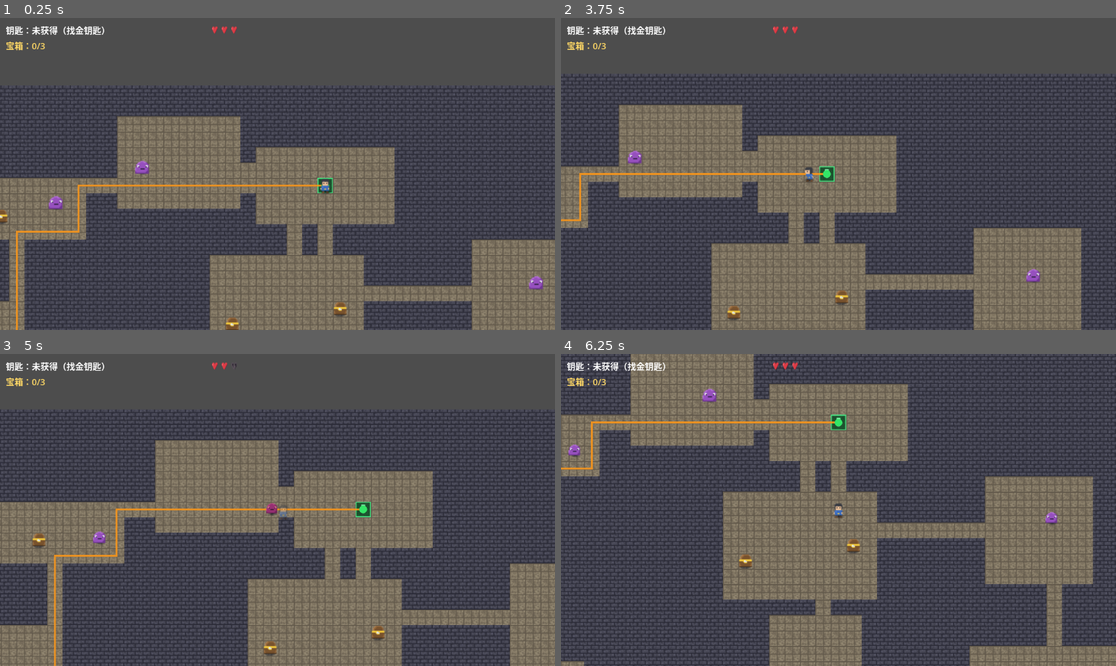
Above: before the commit, frames 1-4 (two rows, left to right).
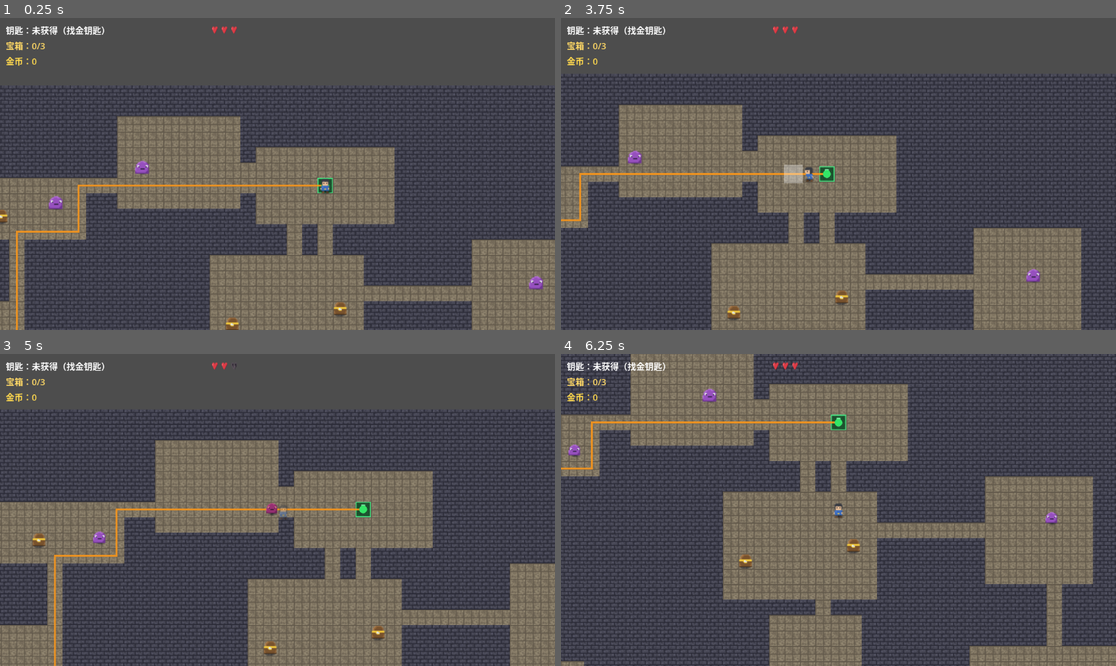
Above: after the commit, the same moments.

Repository: longray/godot_learn
Game: Godot game, scene res://lessons/lesson03_playable/lesson03.tscn
Same seed, same stepped clock (60 frames per second), same inputs: the game is played once before the commit and once after it.
Inputs (mouse positions are in pixels of both pictures, inside the frame that each line leads up to):
- Up to frame 1 (0.25 s): no input
- Up to frame 2 (3.75 s): tap Enter (ui_accept) at 0.5, 0.77, 1.07, 2.1, 3.5 s; move the mouse to (960, 158) at 0.52 s; hold D (move_right) 0.53-1.25 s; click (960, 158) at 0.6 s; tap R at 0.8, 3.6 s; drag from (727, 189) to (699, 311) at 1.27 s; move the mouse to (894, 105) at 2.02 s; hold D (move_right) 2.03-2.75 s; click (894, 105) at 2.3 s; drag from (810, 236) to (660, 142) at 2.77 s; move the mouse to (1005, 220) at 3.52 s; hold A (move_left) from 3.53 s (still down); click (1005, 220) at 3.67 s
- Up to frame 3 (5 s): tap Enter (ui_accept) at 3.77, 3.8, 4.07 s; release A (move_left) at 4.25 s; drag from (111, 463) to (366, 634) at 4.27 s
- Up to frame 4 (6.25 s): move the mouse to (866, 510) at 5.02 s; hold S (move_down) 5.03-5.75 s; tap R at 5.1 s; click (866, 510) at 5.17 s; drag from (755, 432) to (577, 466) at 5.77 s

The runs differ from the first frame. In frame 1, less than 0.1% of the frame differs, in the area x 1-7%, y 12-16%; in frame 2, 0.3%, in the area x 1-44%, y 12-54%; in frame 3, less than 0.1%; in frame 4, less than 0.1%.

Commit message:
feat: 第6课作业1+5——自定义 attack 动作 + 金币 HUD
- project.godot：attack 动作（鼠标左键/空格/J 三绑定，deadzone 0.2）
- player.gd：ATTACK_ACTION 切换 ui_accept → attack
- lesson03.tscn：HUD 第三行 GoldLabel（金币：0，金色）
- _update_gold_hud()：拾取时刷新；generate 尾部同步（金币跨层保留）

Diff:
--- a/2d_rpg_dungeon/lessons/lesson03_playable/dungeon_playable.gd
+++ b/2d_rpg_dungeon/lessons/lesson03_playable/dungeon_playable.gd
@@ -138,6 +138,7 @@
 # HUD 引用（场景里的 CanvasLayer > Label）
 @onready var key_label: Label = $HUD/KeyLabel
 @onready var treasure_label: Label = $HUD/TreasureLabel
+@onready var gold_label: Label = $HUD/GoldLabel
 @onready var health_ui: HBoxContainer = $HUD/HealthUI
 
 # 作业 1（第 5 课）：心形图标纹理
@@ -200,6 +201,7 @@
 		path_overlay.set_path(astar_grid.get_id_path(entrance_cell, exit_cell), cell_size)
 
 	_update_hud()
+	_update_gold_hud()
 
 	if debug_print_path:
 		print("入口：", entrance_cell, "  出口：", exit_cell)
@@ -1130,6 +1132,7 @@
 	if drop_type == "gold":
 		gold_count += 1
 		print("捡到金币，当前金币：", gold_count)
+		_update_gold_hud()
 	elif drop_type == "potion":
 		if body.has_method("heal"):
 			body.heal(1)
@@ -1157,6 +1160,13 @@
 		if treasure_label != null:
 			treasure_label.text = "宝箱：%d/%d" % [treasure_count, treasure_cells.size()]
 			treasure_label.add_theme_color_override("font_color", Color(1.0, 0.85, 0.4))
+
+
+func _update_gold_hud() -> void:
+	# 作业 5（第 6 课）：金币计数（跨层保留，只在拾取时刷新）
+	if gold_label != null:
+		gold_label.text = "金币：%d" % gold_count
+		gold_label.add_theme_color_override("font_color", Color(1.0, 0.85, 0.3))
 
 
 func update_health_ui(current: int, max_value: int) -> void:
--- a/2d_rpg_dungeon/lessons/lesson03_playable/lesson03.tscn
+++ b/2d_rpg_dungeon/lessons/lesson03_playable/lesson03.tscn
@@ -38,6 +38,14 @@
 theme_override_font_sizes/font_size = 18
 text = "宝箱：0/0"
 
+[node name="GoldLabel" type="Label" parent="HUD" unique_id=2001002005]
+offset_left = 12.0
+offset_top = 76.0
+offset_right = 500.0
+offset_bottom = 108.0
+theme_override_font_sizes/font_size = 18
+text = "金币：0"
+
 [node name="HealthUI" type="HBoxContainer" parent="HUD" unique_id=2001002001]
 offset_left = 440.0
 offset_top = 12.0
--- a/2d_rpg_dungeon/lessons/lesson03_playable/player.gd
+++ b/2d_rpg_dungeon/lessons/lesson03_playable/player.gd
@@ -29,8 +29,8 @@
 @export var attack_radius: float = 12.0
 @export var attack_offset: float = 16.0
 
-# 默认 ui_accept（空格/回车）；作业 1 换自定义动作 "attack"
-const ATTACK_ACTION := "ui_accept"
+# 作业 1（第 6 课）：自定义攻击动作 attack（鼠标左键/空格/J，Input Map 配置）
+const ATTACK_ACTION := "attack"
 
 # 由 Main 场景注入
 var dungeon: Node
--- a/2d_rpg_dungeon/project.godot
+++ b/2d_rpg_dungeon/project.godot
@@ -24,6 +24,13 @@
 
 [input]
 
+attack={
+"deadzone": 0.2,
+"events": [Object(InputEventMouseButton,"resource_local_to_scene":false,"resource_name":"","device":-1,"window_id":0,"alt_pressed":false,"shift_pressed":false,"ctrl_pressed":false,"meta_pressed":false,"button_mask":0,"position":Vector2(0, 0),"global_position":Vector2(0, 0),"factor":1.0,"button_index":1,"canceled":false,"pressed":false,"double_click":false,"script":null)
+, Object(InputEventKey,"resource_local_to_scene":false,"resource_name":"","device":-1,"window_id":0,"alt_pressed":false,"shift_pressed":false,"ctrl_pressed":false,"meta_pressed":false,"pressed":false,"keycode":32,"physical_keycode":0,"key_label":0,"unicode":0,"location":0,"echo":false,"script":null)
+, Object(InputEventKey,"resource_local_to_scene":false,"resource_name":"","device":-1,"window_id":0,"alt_pressed":false,"shift_pressed":false,"ctrl_pressed":false,"meta_pressed":false,"pressed":false,"keycode":74,"physical_keycode":0,"key_label":0,"unicode":0,"location":0,"echo":false,"script":null)
+]
+}
 move_left={
 "deadzone": 0.2,
 "events": [Object(InputEventKey,"resource_local_to_scene":false,"resource_name":"","device":-1,"window_id":0,"alt_press …(190 unchanged characters)…
